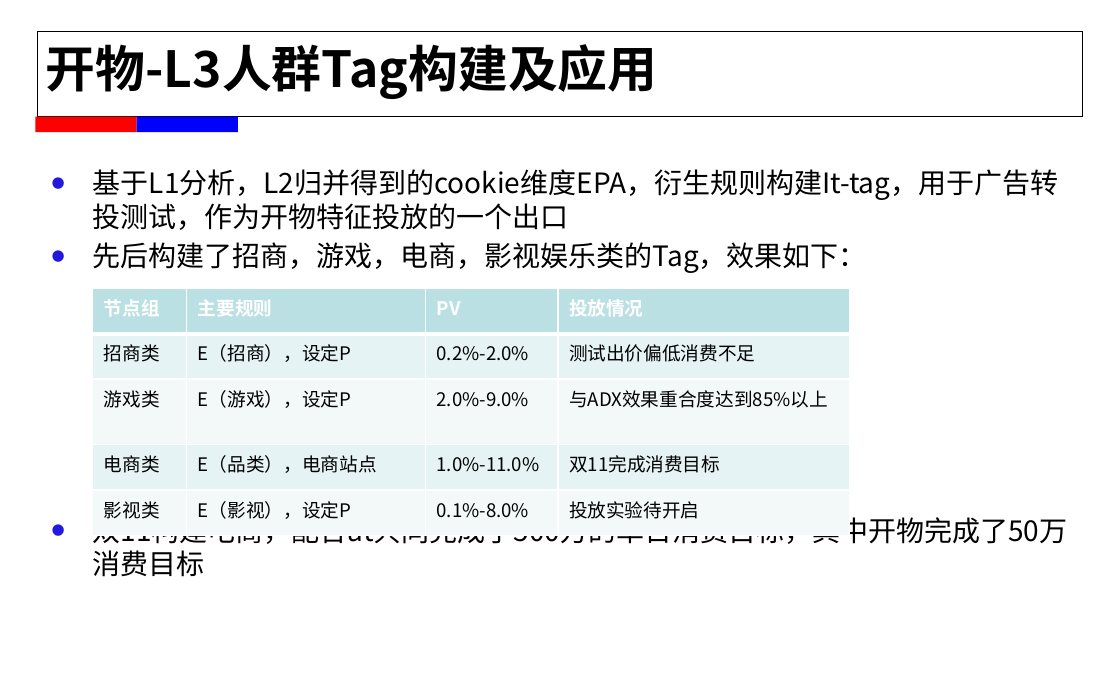
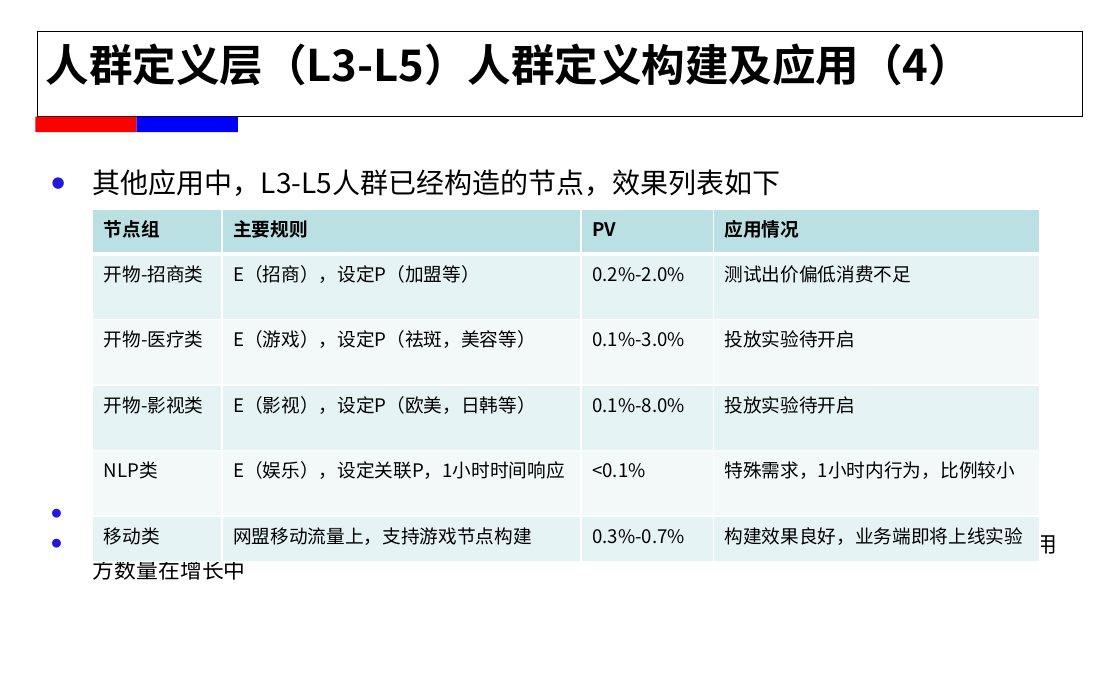
Before and after one commit to alexxyjiang/baidu-tech-report, a slide deck: slide 8 of For T5/蒋学渊_2015年春工作述职.pptx (slide 7 before the commit). Drawn at 1120x700 pixels with LibreOffice and Linux fonts; fonts in the diff are those of the drawing; background and template pictures are left out. Boxes give left, top, right and bottom in pixels: in the first picture for what was removed or moved away, otherwise in the second. Text is boxed around its words. In the diff, an @@ line names an element or a change of style, - is before the commit and + after.

```diff
--- a/For T5/蒋学渊_2015年春工作述职.pptx
+++ b/For T5/蒋学渊_2015年春工作述职.pptx
@@ text at [46, 43, 972, 86]: text changed; size 32 to 28 pt @@
-开物-L3人群Tag构建及应用
+人群定义层（L3-L5）人群定义构建及应用（4）
@@ text at [93, 169, 1058, 580]: text changed; size 18 to 14 pt @@
-• 基于L1分析，L2归并得到的cookie维度EPA，衍生规则构建It-tag，用于广告转投测试，作为开物特征投放的一个出口
-• 先后构建了招商，游戏，电商，影视娱乐类的Tag，效果如下：
-• 双11构建电商，配合at共同完成了500万的单日消费目标，其中开物完成了50万消费目标
+• 其他应用中，L3-L5人群已经构造的节点，效果列表如下
+• 总体上，开物节点总数已经达到300+（IT节点池1024个节点，剩余不足30，待扩容）
+• 各个应用方使用过程中陆续反馈了一定问题，跟进修复（如移动反馈的applist过滤问题），总体应用方数量在增长中
@@ table at [93, 209, 1040, 549] @@
-row 1: 节点组 | 主要规则 | PV | 投放情况
-row 2: 招商类 | E（招商），设定P | 0.2%-2.0% | 测试出价偏低消费不足
-row 3: 游戏类 | E（游戏），设定P | 2.0%-9.0% | 与ADX效果重合度达到85%以上
-row 4: 电商类 | E（品类），电商站点 | 1.0%-11.0% | 双11完成消费目标
-row 5: 影视类 | E（影视），设定P | 0.1%-8.0% | 投放实验待开启
+row 1: 节点组 | 主要规则 | PV | 应用情况
+row 2: 开物-招商类 | E（招商），设定P（加盟等） | 0.2%-2.0% | 测试出价偏低消费不足
+row 3: 开物-医疗类 | E（游戏），设定P（祛斑，美容等） | 0.1%-3.0% | 投放实验待开启
+row 4: 开物-影视类 | E（影视），设定P（欧美，日韩等） | 0.1%-8.0% | 投放实验待开启
+row 5: NLP类 | E（娱乐），设定关联P，1小时时间响应 | <0.1% | 特殊需求，1小时内行为，比例较小
+row 6: 移动类 | 网盟移动流量上，支持游戏节点构建 | 0.3%-0.7% | 构建效果良好，业务端即将上线实验
@@ table: place and size @@
-table at [93, 288, 850, 523]
+table at [93, 209, 1040, 549]
```
Also in this commit, not shown: 7 other slides changed, 5 slides added, 1 slide removed, 4 other files.
